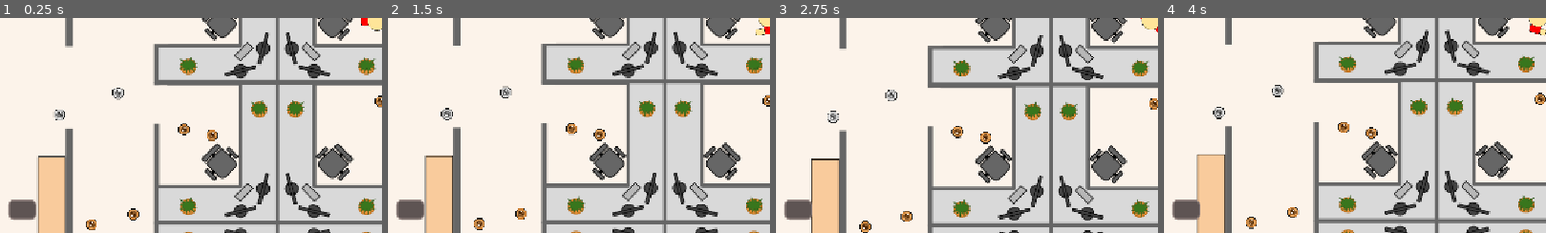
Above: before the commit, frames 1-4 (left to right).
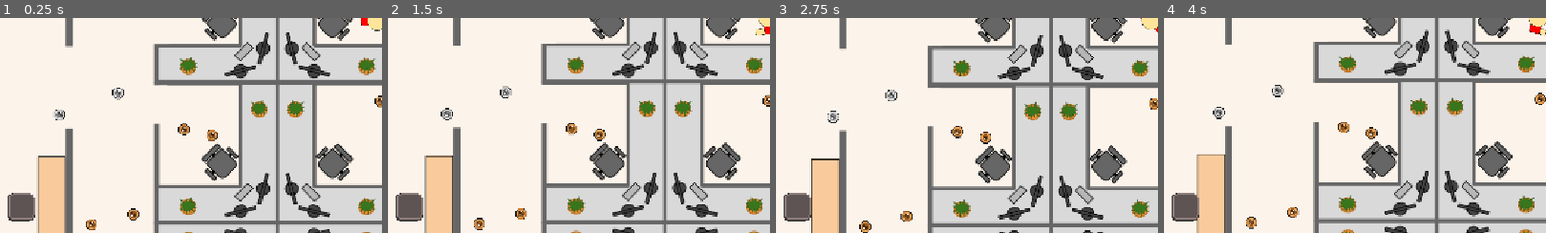
Above: after the commit, the same moments.

Repository: Justin-Hulme/GMTK_2026
Game: Godot game, scene res://Player/player_script.tscn
The game is run twice, just before and just after one commit, with the same random seed, the same clock (stepped at 60 frames per second) and the same inputs.
Inputs (mouse positions are % of the whole screen's width and height, from its top left):
- Up to frame 1 (0.25 s): no input
- Up to frame 2 (1.5 s): tap Enter at 0.5 s; move the mouse to (72, 45) at 0.52 s; click (72, 45) at 0.67 s; tap Space at 1.25 s; move the mouse to (30, 55) at 1.27 s; click (30, 55) at 1.42 s
- Up to frame 3 (2.75 s): tap Enter at 2 s; move the mouse to (60, 28) at 2.02 s; click (60, 28) at 2.17 s
- Up to frame 4 (4 s): tap Space at 2.75 s; move the mouse to (45, 70) at 2.77 s; click (45, 70) at 2.92 s; tap Enter at 3.5 s; move the mouse to (80, 65) at 3.52 s; click (80, 65) at 3.67 s
The pictures show only the part of the screen within x 1-51%, y 50-100%; the shares and areas given below are measured in that part.

The runs differ from the first frame. In frame 1, 0.4% of the frame differs, in the area x 2-10%, y 81-95%; in frame 2, 0.4%; in frame 3, 0.4%; in frame 4, 0.4%.

Commit message:
feat: merge HUD system, magnet collision, and coin economy; set 1280x720 window resolution

Diff:
--- a/Player/player.tscn
+++ b/Player/player.tscn
@@ -64,6 +64,23 @@
 
 [sub_resource type="CircleShape2D" id="CircleShape2D_e76su"]
 radius = 80.0
+
+[sub_resource type="StyleBoxFlat" id="StyleBoxFlat_x3vf3"]
+bg_color = Color(0.25490198, 0.23529412, 0.23137255, 1)
+border_width_left = 2
+border_width_top = 2
+border_width_right = 2
+border_width_bottom = 2
+border_color = Color(0.25490198, 0.23529412, 0.23137255, 1)
+corner_radius_top_left = 9
+corner_radius_top_right = 9
+corner_radius_bottom_right = 9
+corner_radius_bottom_left = 9
+corner_detail = 2
+expand_margin_left = 2.0
+expand_margin_bottom = 3.0
+shadow_color = Color(0.25490198, 0.23529412, 0.23137255, 1)
+anti_aliasing = false
 [sub_resource type="StyleBoxFlat" id="StyleBoxFlat_srkg7"]
 bg_color = Color(0.36862746, 0.32941177, 0.3254902, 1)
 border_width_left = 2
@@ -71,11 +88,13 @@
 border_width_right = 2
 border_width_bottom = 2
 border_color = Color(0.5529412, 0.49411765, 0.48235294, 1)
-corner_radius_top_left = 6
-corner_radius_top_right = 6
-corner_radius_bottom_right = 6
-corner_radius_bottom_left = 6
+corner_radius_top_left = 9
+corner_radius_top_right = 9
+corner_radius_bottom_right = 9
+corner_radius_bottom_left = 9
 corner_detail = 2
+shadow_color = Color(0.25490198, 0.23529412, 0.23137255, 1)
+anti_aliasing = false
 
 [node name="Player" type="CharacterBody2D" unique_id=1632784472]
 script = ExtResource("1_fhl08")
@@ -192,10 +211,18 @@
 [node name="VBoxContainer" type="VBoxContainer" parent="HUD/Control/MarginContainer" unique_id=362747833]
 layout_mode = 2
 
-[node name="MarginContainer" type="MarginContainer" parent="HUD/Control/MarginContainer/VBoxContainer" unique_id=581842733]
-layout_mode = 2
-
-[node name="Panel" type="Panel" parent="HUD/Control/MarginContainer/VBoxContainer/MarginContainer" unique_id=162938997]
-custom_minimum_size = Vector2(42, 30)
+[node name="floor" type="MarginContainer" parent="HUD/Control/MarginContainer/VBoxContainer" unique_id=581842733]
+layout_mode = 2
+
+[node name="floor_shadow" type="Panel" parent="HUD/Control/MarginContainer/VBoxContainer/floor" unique_id=409922614]
+custom_minimum_size = Vector2(40, 40)
+layout_mode = 2
+theme_override_styles/panel = SubResource("StyleBoxFlat_x3vf3")
+
+[node name="floor_background" type="Panel" parent="HUD/Control/MarginContainer/VBoxContainer/floor" unique_id=162938997]
+custom_minimum_size = Vector2(40, 40)
 layout_mode = 2
 theme_override_styles/panel = SubResource("StyleBoxFlat_srkg7")
+
+[node name="Label" type="Label" parent="HUD/Control/MarginContainer/VBoxContainer/floor" unique_id=230278575]
+layout_mode = 2
--- a/project.godot
+++ b/project.godot
@@ -17,6 +17,8 @@
 
 [display]
 
+window/size/width=1280
+window/size/height=720
 window/stretch/mode="canvas_items"
 window/stretch/aspect="expand"
 
